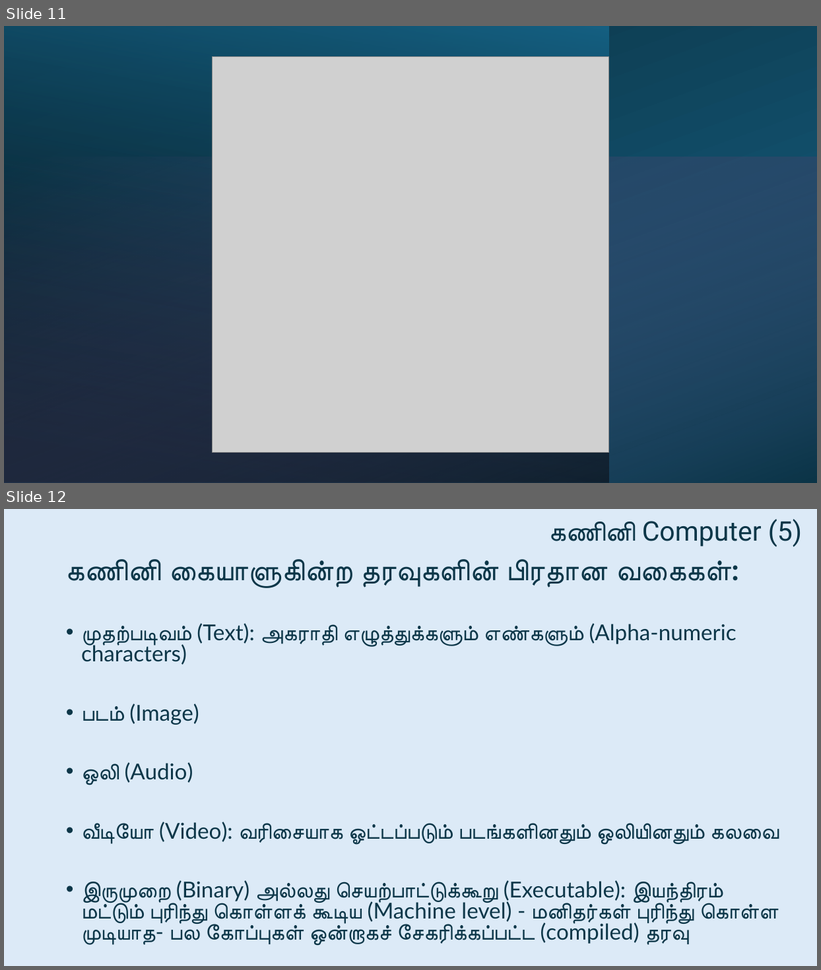
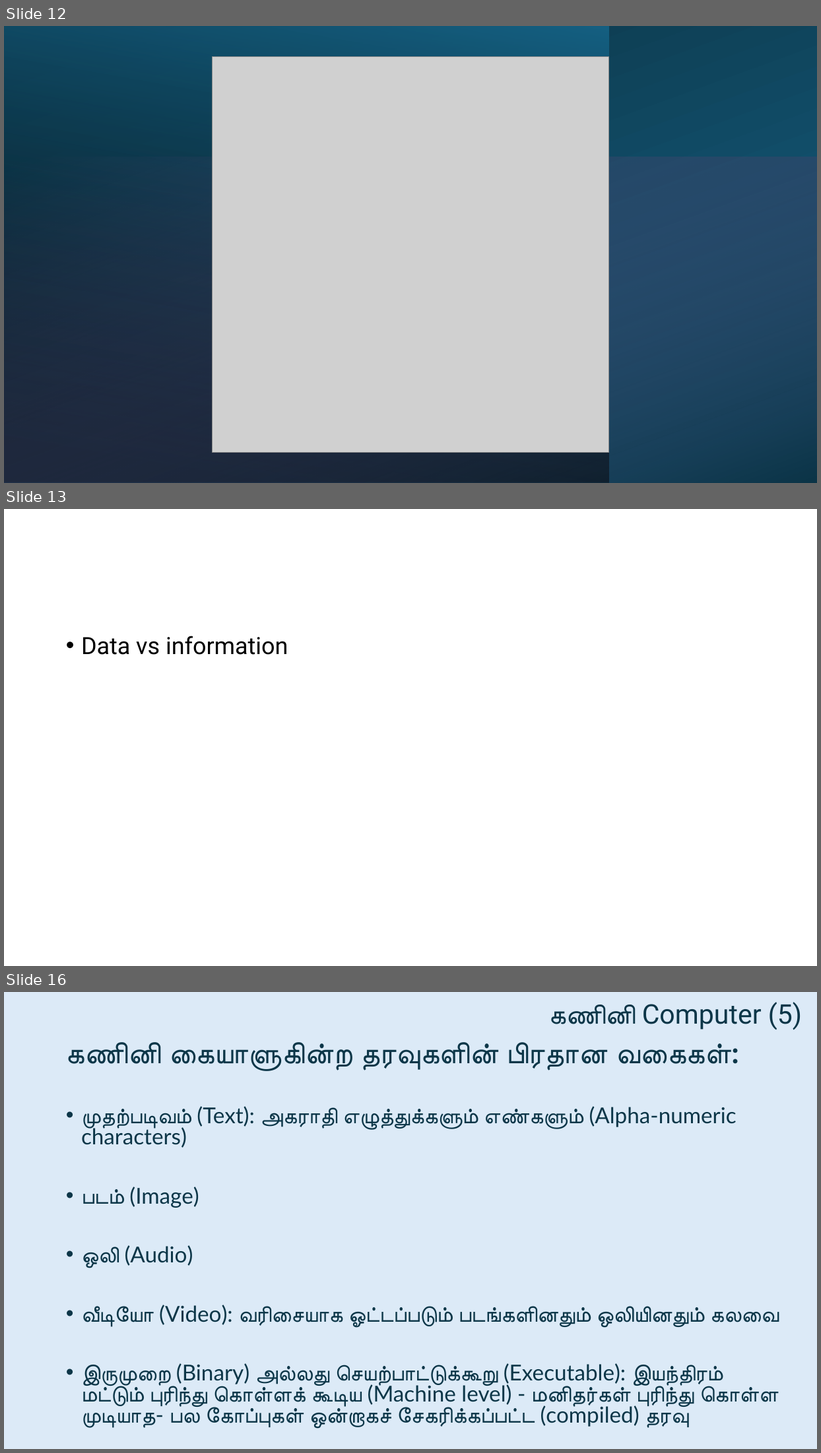
Before and after one commit to JTharsini/ProgrammingForBeginners, a slide deck: 2. கணினி அறிவியல் பொறியியல் - கணினி.pptx. Shown one above the other, each under a label of ours: slides 11 and 12 before the commit, slides 12, 13 and 16 after it; the slides between them are not shown. The pictures are 821x970 and 821x1453 pixels, drawn with LibreOffice and Linux fonts; fonts in the diff are those of the drawing; grey boxes stand for pictures. Boxes give left, top, right and bottom in pixels: in the first picture for what was removed or moved away, otherwise in the second. Text is boxed around its words. In the diff, an @@ line names an element or a change of style, - is before the commit and + after.

```diff
--- a/2. கணினி அறிவியல் பொறியியல் - கணினி.pptx
+++ b/2. கணினி அறிவியல் பொறியியல் - கணினி.pptx
@@ slide 13 added at [4,509,817,966], background #FFFFFF @@
@@ text added at [81,636,288,655], 28 pt, text #000000 @@
+• Data vs information
@@ what was slide 11 is now slide 12 @@
@@ what was slide 12 is now slide 16 @@
```
Also in this commit, not shown: 3 other slides added, 1 other file.
